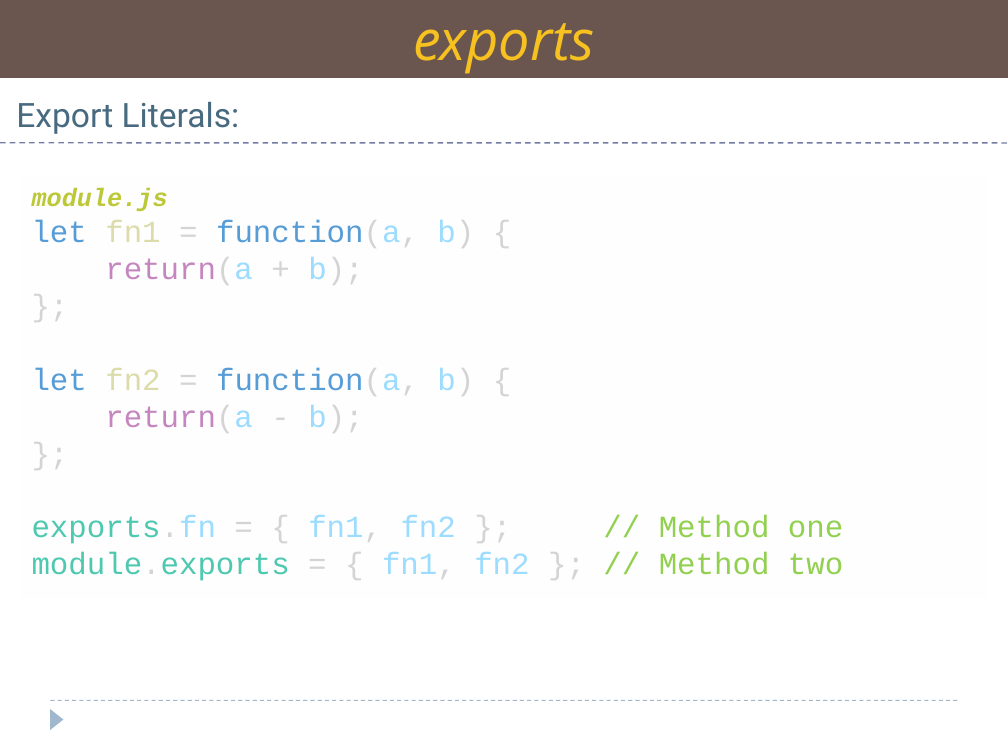
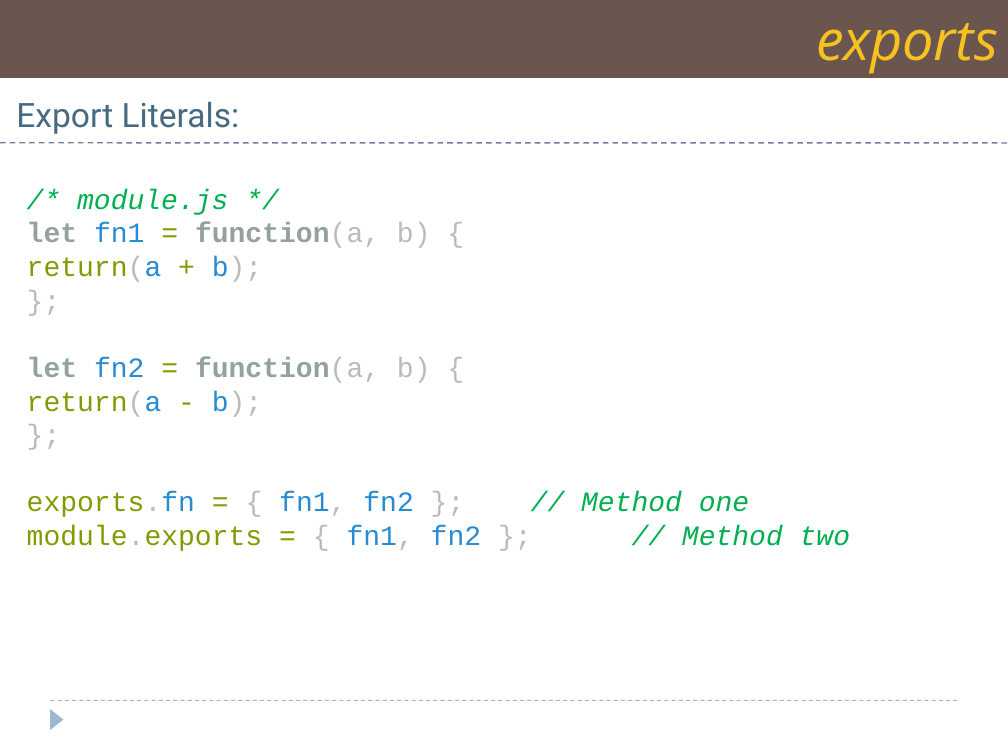
Before and after one commit to Saleel-Bagde/PPT-s, a slide deck: slide 10 of AWP PPT - NodeJS.pptx. Drawn at 1008x756 pixels with LibreOffice and Linux fonts; fonts in the diff are those of the drawing. Boxes give left, top, right and bottom in pixels: in the first picture for what was removed or moved away, otherwise in the second. Text is boxed around its words. In the diff, an @@ line names an element or a change of style, - is before the commit and + after.

```diff
--- a/AWP PPT - NodeJS.pptx
+++ b/AWP PPT - NodeJS.pptx
@@ rectangle "exports" at (0,0,1008,78): alignment centre to right @@
@@ text at (77,189,228,215): text changed; size 18 to 20 pt; text colour #BCC838 to #00B050; bold off @@
-module.js
+/* module.js */
@@ text at (27,223,850,551): size 22 to 20 pt; text colour #569CD6 to #93A1A1, bold on in "let function(a,", "let function(a,"; text colour #DCDCAA to #268BD2 in "fn1", "fn2"; text colour #D4D4D4 to #859900 in "=", "+", "=", "-" and 2 more places; text colour #D4D4D4 to #BBBBBB in "function(a, b) {", "return(a b);", "};", "function(a, b) {" and 4 more places; text colour #9CDCFE to #BBBBBB in "function(a, b)", "function(a, b)"; text colour #C586C0 to #859900 in "return(a", "return(a"; text colour #9CDCFE to #268BD2 in "return(a b);", "return(a b);", "exports.fn fn1, fn2", "fn1, fn2"; text colour #4EC9B0 to #859900 in "exports.fn", "module.exports"; text colour #92D050 to #00B050, italic on in "// Method one", "// Method two" @@
```
Also in this commit, not shown: 27 other slides changed, 2 slides added, 1 slide removed, 2 other files.
